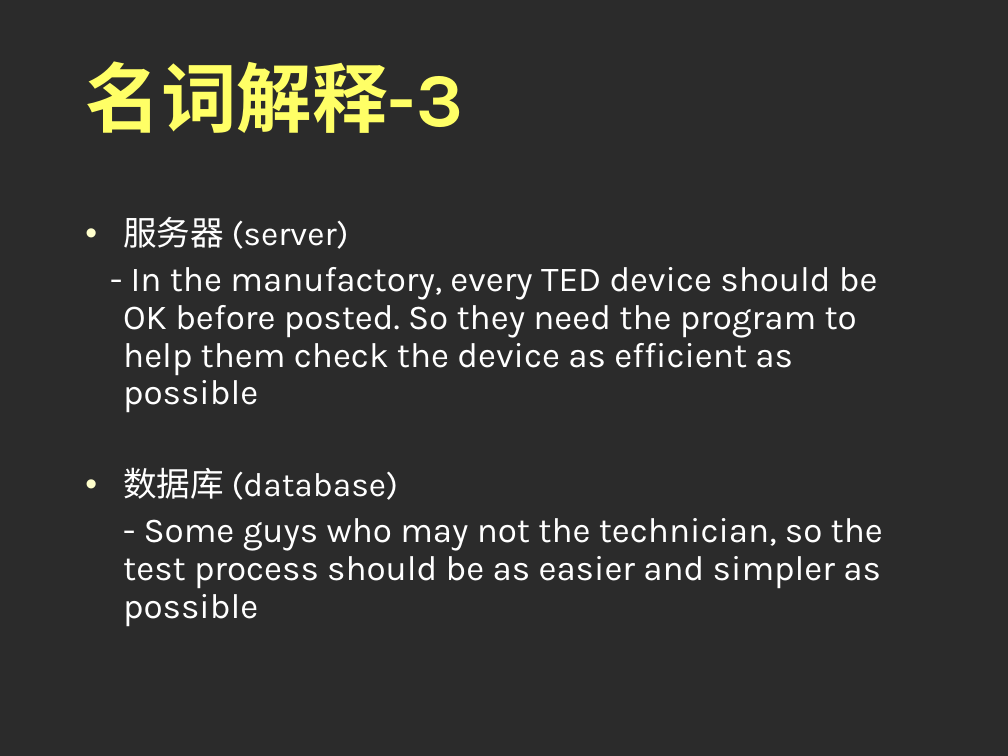
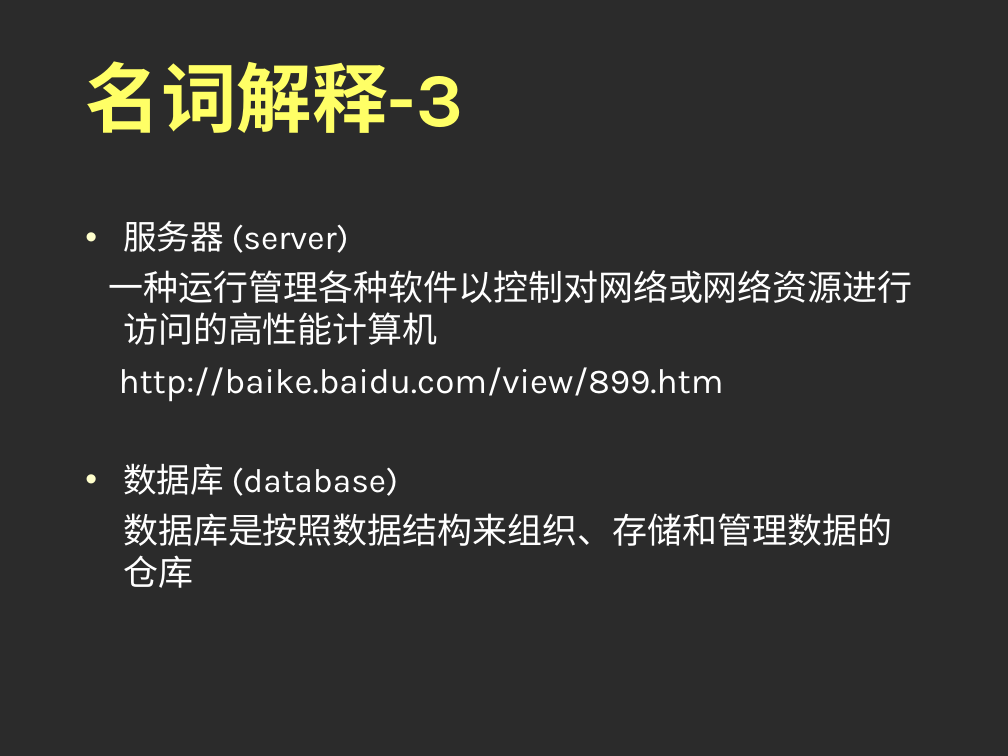
Before and after one commit to runt18/wireless-order-solution, a slide deck: slide 4 of doc/e点通基础培训.ppt. Drawn at 1008x756 pixels with LibreOffice and Linux fonts; fonts in the diff are those of the drawing; background and template pictures are left out; a plain dark background stands for a picture behind light text. Boxes give left, top, right and bottom in pixels: in the first picture for what was removed or moved away, otherwise in the second. Text is boxed around its words. In the diff, an @@ line names an element or a change of style, - is before the commit and + after.

```diff
--- a/doc/e点通基础培训.ppt
+++ b/doc/e点通基础培训.ppt
@@ text at (x1=123, y1=221, x2=399, y2=496): line spacing 0.9 to 1 @@
@@ text at (x1=109, y1=270, x2=913, y2=402): text changed @@
-- In the manufactory, every TED device should be OK before posted. So they need the program to help them check the device as efficient as possible
+一种运行管理各种软件以控制对网络或网络资源进行访问的高性能计算机
+http://baike.baidu.com/view/899.htm
@@ text at (x1=123, y1=513, x2=892, y2=588): text changed @@
-- Some guys who may not the technician, so the test process should be as easier and simpler as possible
+数据库是按照数据结构来组织、存储和管理数据的仓库
```
Also in this commit, not shown: 1 other slide changed, 1 slide added, 1 slide removed.
